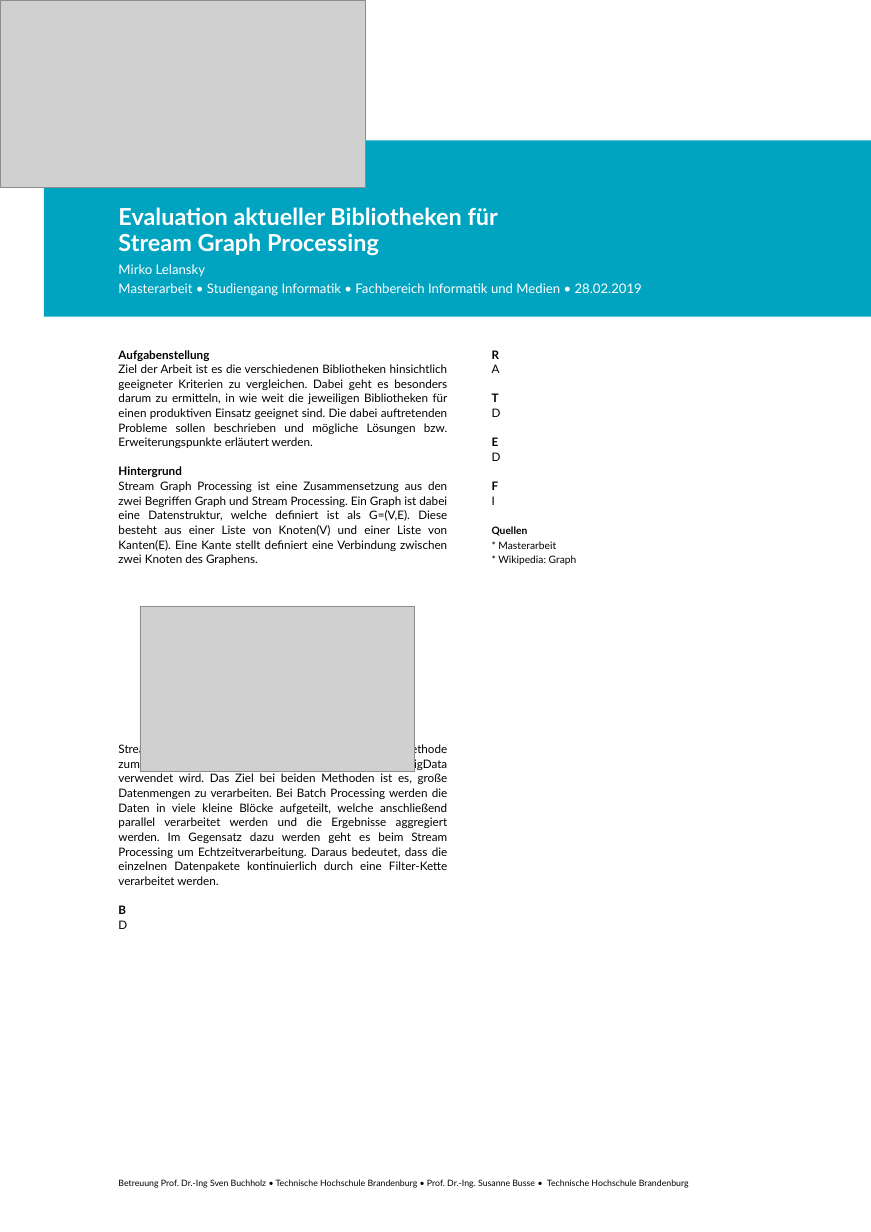
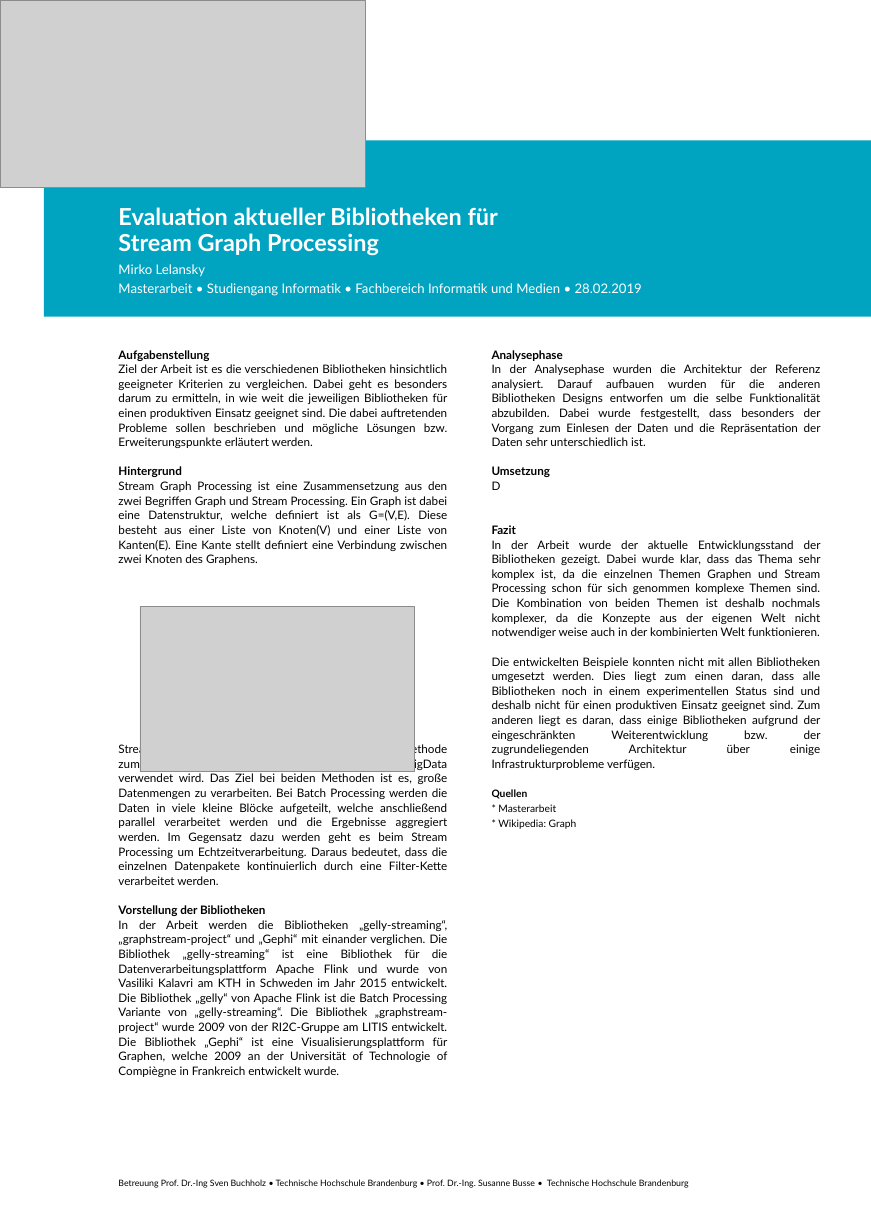
Before and after one commit to mirko-lelansky/masterthesis-graphstreaming, a slide deck: slide 1 of poster/Poster.odp. Drawn at 871x1232 pixels with LibreOffice and Linux fonts; fonts in the diff are those of the drawing; grey boxes stand for pictures. Boxes give left, top, right and bottom in pixels: in the first picture for what was removed or moved away, otherwise in the second. Text is boxed around its words. In the diff, an @@ line names an element or a change of style, - is before the commit and + after.

Commit message:
Add some more content to the poster

```diff
--- a/poster/Poster.odp
+++ b/poster/Poster.odp
@@ text at <box>492,350,821,477</box>: text changed; bold off @@
-R
-A
-T
+Analysephase
+In der Analysephase wurden die Architektur der Referenz analysiert. Darauf aufbauen wurden für die anderen Bibliotheken Designs entworfen um die selbe Funktionalität abzubilden. Dabei wurde festgestellt, dass besonders der Vorgang zum Einlesen der Daten und die Repräsentation der Daten sehr unterschiedlich ist.
+Umsetzung
@@ text at <box>492,525,821,770</box>: text changed; bold off @@
-E
-D
-F
-I
+Fazit
+In der Arbeit wurde der aktuelle Entwicklungsstand der Bibliotheken gezeigt. Dabei wurde klar, dass das Thema sehr komplex ist, da die einzelnen Themen Graphen und Stream Processing schon für sich genommen komplexe Themen sind. Die Kombination von beiden Themen ist deshalb nochmals komplexer, da die Konzepte aus der eigenen Welt nicht notwendiger weise auch in der kombinierten Welt funktionieren.
+Die entwickelten Beispiele konnten nicht mit allen Bibliotheken umgesetzt werden. Dies liegt zum einen daran, dass alle Bibliotheken noch in einem experimentellen Status sind und deshalb nicht für einen produktiven Einsatz geeignet sind. Zum anderen liegt es daran, dass einige Bibliotheken aufgrund der eingeschränkten Weiterentwicklung bzw. der zugrundeliegenden Architektur über einige Infrastrukturprobleme verfügen.
@@ text at <box>118,905,448,1077</box>: text changed; bold off @@
-B
-D
+Vorstellung der Bibliotheken
+In der Arbeit werden die Bibliotheken „gelly-streaming“, „graphstream-project“ und „Gephi“ mit einander verglichen. Die Bibliothek „gelly-streaming“ ist eine Bibliothek für die Datenverarbeitungsplattform Apache Flink und wurde von Vasiliki Kalavri am KTH in Schweden im Jahr 2015 entwickelt. Die Bibliothek „gelly“ von Apache Flink ist die Batch Processing Variante von „gelly-streaming“. Die Bibliothek „graphstream-project“ wurde 2009 von der RI2C-Gruppe am LITIS entwickelt. Die Bibliothek „Gephi“ ist eine Visualisierungsplattform für Graphen, welche 2009 an der Universität of Technologie of Compiègne in Frankreich entwickelt wurde.
```
